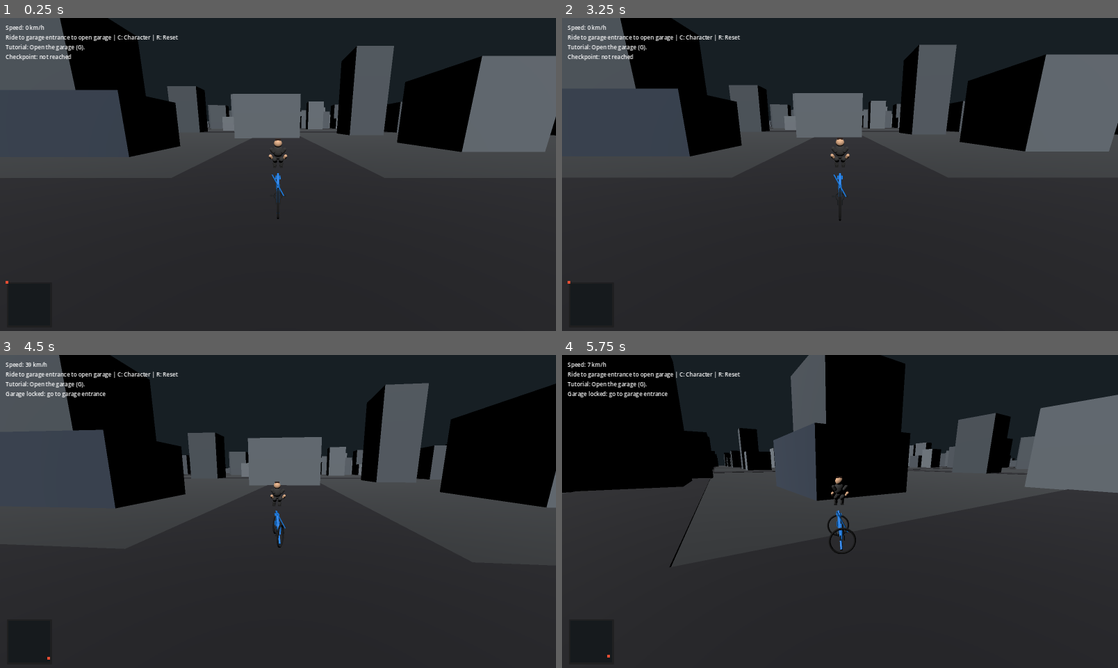
Above: before the commit, frames 1-4 (two rows, left to right).
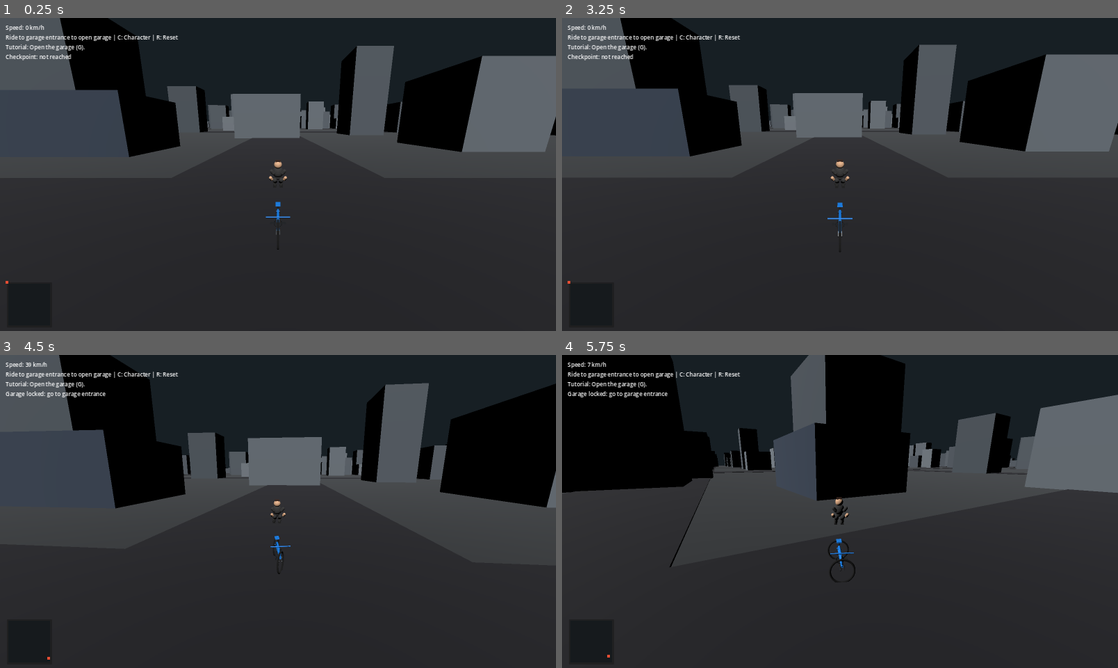
Above: after the commit, the same moments.

Repository: schumannd/bikesim
Game: Godot game, scene res://scenes/Main.tscn
Two runs of this game, one before a commit and one after it. Both use one fixed random seed, a clock stepped at 60 frames per second and the inputs below.
Inputs:
- Up to frame 1 (0.25 s): no input
- Up to frame 2 (3.25 s): tap Enter at 0.5 s; hold W (move_forward) 0.53-1.25 s; tap C (open_character_customization) at 0.6 s; click "Casual" at 1.25 s; click "Short" at 2 s; click "Cancel" at 2.75 s
- Up to frame 3 (4.5 s): hold W (move_forward) 3.53-4.28 s; tap G (open_garage) at 3.6 s; hold A (steer_left) from 4.28 s (still down); tap Q at 4.35 s
- Up to frame 4 (5.75 s): keep holding A (steer_left); tap E at 5.1 s

The runs differ from the first frame. In frame 1, 0.2% of the frame differs, in the area x 47-87%, y 14-74%; in frame 2, 0.3%; in frame 3, 0.2%; in frame 4, 0.5%, in the area x 47-53%, y 38-73%.

Commit message:
Align bike visual/body origins and seat rider pelvis to anchor.
Correct the ride-scene body-vs-mesh origin mismatch that caused bike hovering, and apply a deterministic pelvis offset from seat anchor so rider and bike sit on the expected geometry.

Co-authored-by: Cursor <cursoragent@cursor.com>

Diff:
--- a/scenes/RideScene.tscn
+++ b/scenes/RideScene.tscn
@@ -183,13 +183,14 @@
 material_override = SubResource("19_buildingmat")
 
 [node name="Bike" type="CharacterBody3D" parent="SubViewportContainer/SubViewport/World"]
-position = Vector3(0, 0.72, 0)
+position = Vector3(0, 1.05, 0)
 script = ExtResource("2_bike")
 
 [node name="CollisionShape3D" type="CollisionShape3D" parent="SubViewportContainer/SubViewport/World/Bike"]
 shape = SubResource("4_bikeshape")
 
 [node name="BikeVisual" type="Node3D" parent="SubViewportContainer/SubViewport/World/Bike"]
+position = Vector3(0, -1.05, 0)
 script = ExtResource("5_bikevisual")
 
 [node name="FrameTop" type="MeshInstance3D" parent="SubViewportContainer/SubViewport/World/Bike/BikeVisual"]
--- a/scripts/BikeController.gd
+++ b/scripts/BikeController.gd
@@ -7,7 +7,7 @@
 @export var gravity: float = 18.0
 
 var speed: float = 0.0
-var reset_position: Vector3 = Vector3(0, 0.72, 0)
+var reset_position: Vector3 = Vector3(0, 1.05, 0)
 
 func _physics_process(delta: float) -> void:
 	var throttle := Input.get_action_strength("move_forward") - Input.get_action_strength("move_backward")
--- a/scripts/RideScene.gd
+++ b/scripts/RideScene.gd
@@ -12,7 +12,7 @@
 @onready var engine_audio: AudioStreamPlayer3D = $SubViewportContainer/SubViewport/World/Bike/EngineAudio
 @onready var world_root: Node3D = $SubViewportContainer/SubViewport/World
 
-var spawn_position: Vector3 = Vector3(0, 0.72, 0)
+var spawn_position: Vector3 = Vector3(0, 1.05, 0)
 var mission_step: int = 0
 var _garage_zone_active: bool = false
 var _pedal_phase: float = 0.0
@@ -91,7 +91,8 @@
 func _snap_rider_to_seat() -> void:
 	var seat_anchor: Node = bike_visual.get_node_or_null("SeatAnchor")
 	if seat_anchor and seat_anchor is Node3D:
-		rider_visual.position = (seat_anchor as Node3D).position + Vector3(0.0, 0.02, 0.0)
+		# Rider model origin is near pelvis; offset to seat exactly.
+		rider_visual.position = (seat_anchor as Node3D).position + Vector3(0.0, -0.73, 0.0)
 
 func _connect_existing_garage_zones() -> void:
 	for node in world_root.get_children():
Not shown, changed: tasks/bug-tracker.md
